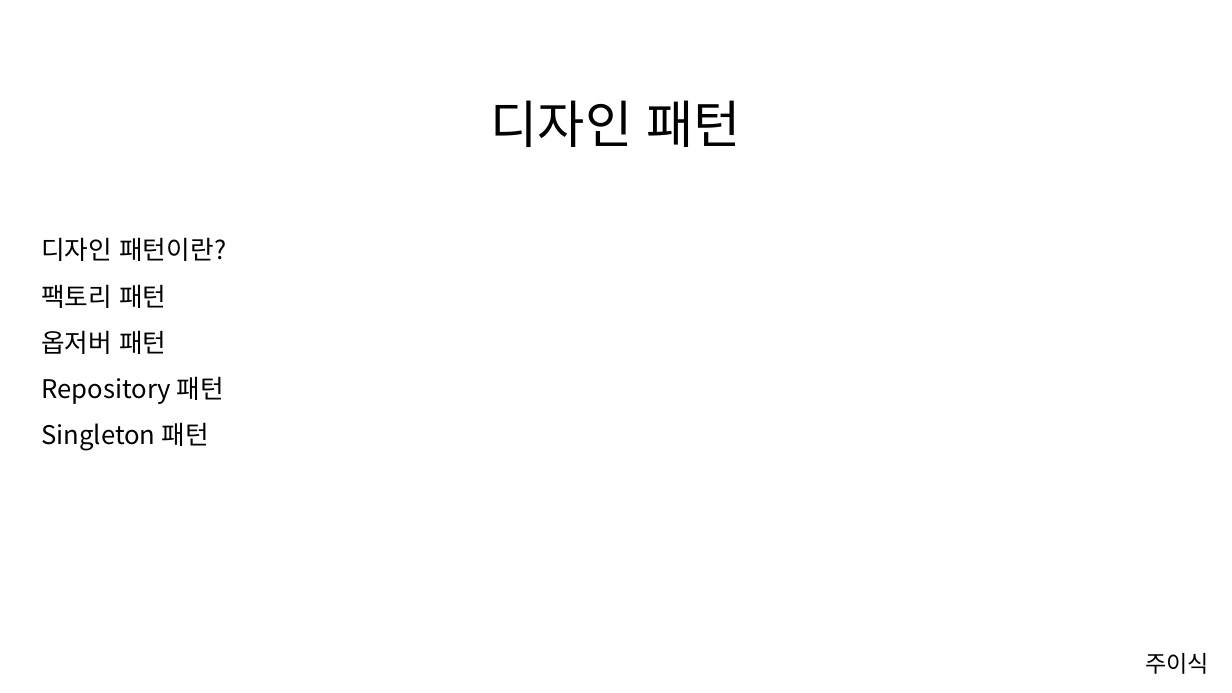
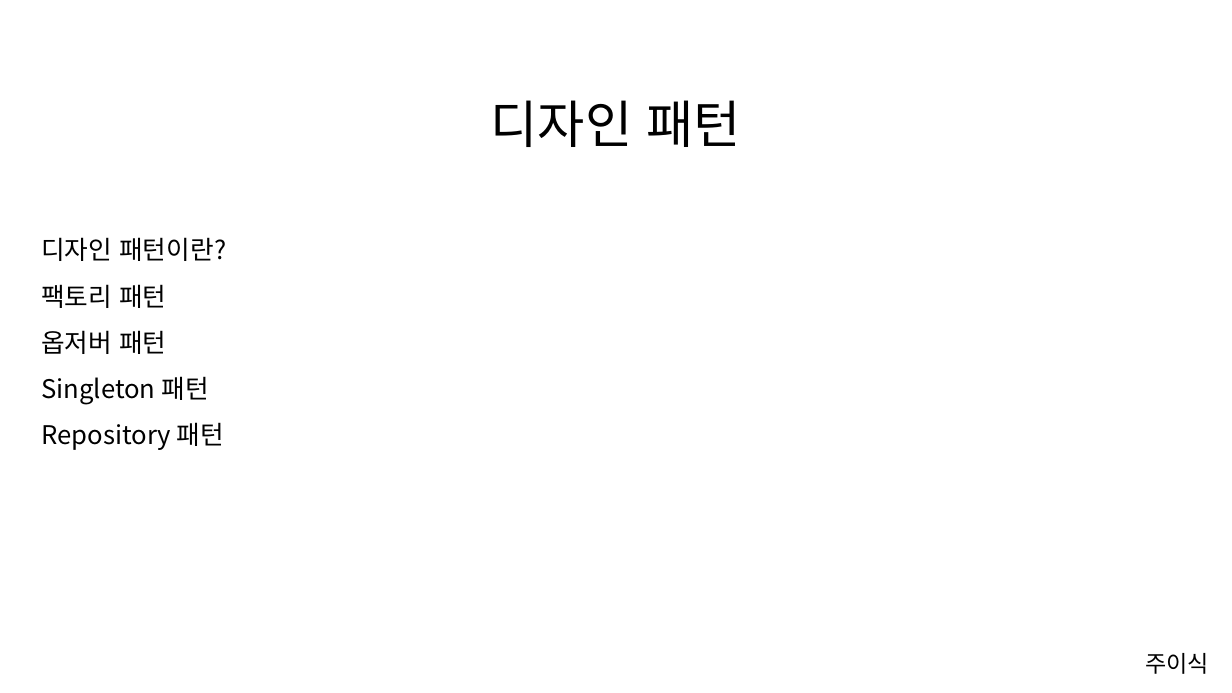
Before and after one commit to OneLine-IF/Class, a slide deck: slide 1 of 디자인 패턴/디자인 패턴.pptx. Drawn at 1232x693 pixels with LibreOffice and Linux fonts; fonts in the diff are those of the drawing. Boxes give left, top, right and bottom in pixels: in the first picture for what was removed or moved away, otherwise in the second. Text is boxed around its words. In the diff, an @@ line names an element or a change of style, - is before the commit and + after.

Commit message:
singelton패턴 수정중

```diff
--- a/디자인 패턴/디자인 패턴.pptx
+++ b/디자인 패턴/디자인 패턴.pptx
@@ text at (x1=41, y1=376, x2=208, y2=405): paragraph added @@
+Singleton 패턴
@@ text at (x1=41, y1=422, x2=208, y2=451): paragraph removed @@
-Singleton 패턴
```
Also in this commit, not shown: 1 other slide changed, 2 slides added, 1 other file.
